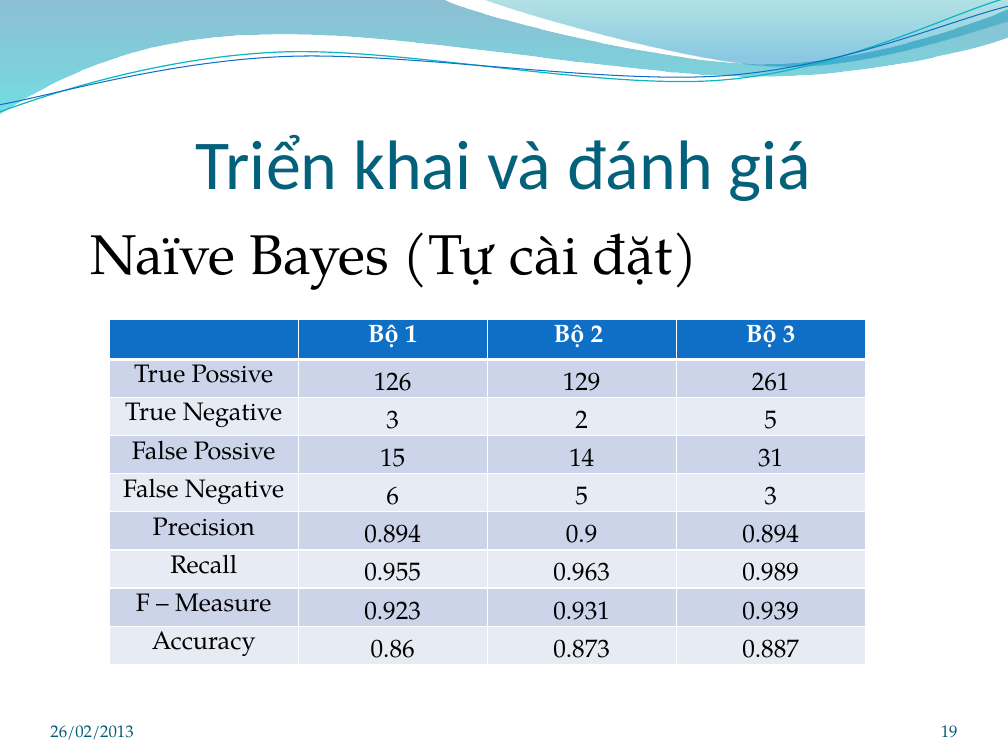
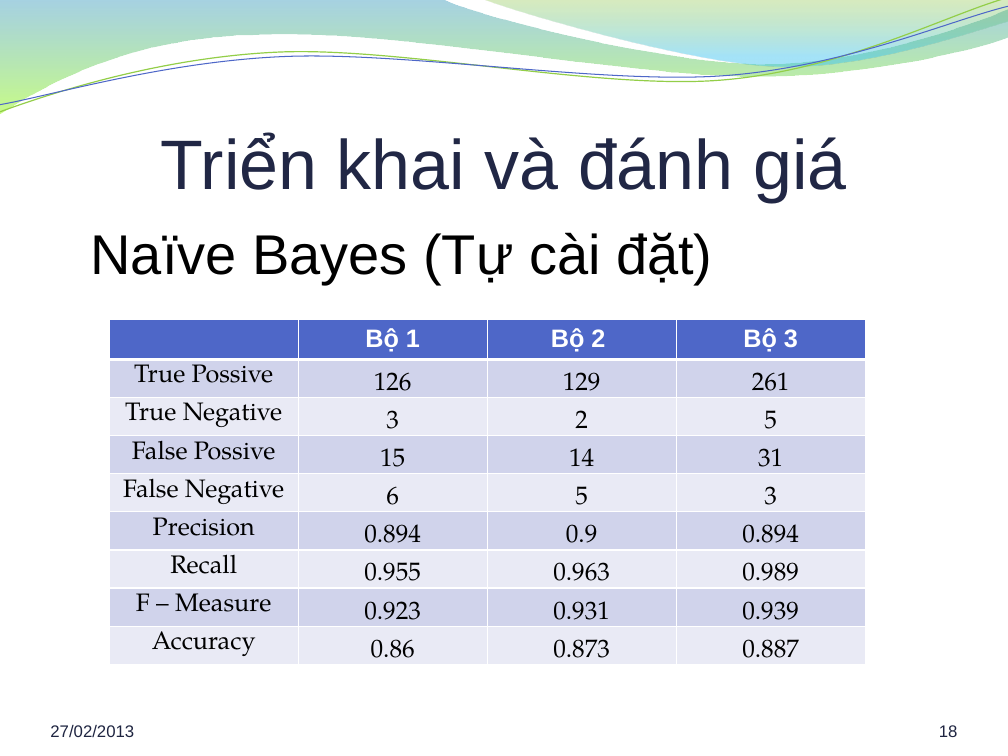
Before and after one commit to hung94it/benhvien, a slide deck: slide 18 of Diabetes/Documents/Report/Bao cao khoa luan.pptx (slide 19 before the commit). Drawn at 1008x756 pixels with LibreOffice and Linux fonts; fonts in the diff are those of the drawing; background and template pictures are left out. Boxes give left, top, right and bottom in pixels: in the first picture for what was removed or moved away, otherwise in the second. Text is boxed around its words. In the diff, an @@ line names an element or a change of style, - is before the commit and + after.

```diff
--- a/Diabetes/Documents/Report/Bao cao khoa luan.pptx
+++ b/Diabetes/Documents/Report/Bao cao khoa luan.pptx
@@ freeform shape at <box>0,0,1008,114</box>: fill gradient #0074A1 to #00C6CF to gradient #3B9CBF to #9CFA24 @@
@@ freeform shape at <box>0,0,1008,117</box>: outline #0AB8BF 0.85 pt to #93CE48 0.85 pt @@
@@ freeform shape at <box>0,6,1008,112</box>: outline #0F6FC6 0.75 pt to #4E67C8 0.75 pt @@
@@ freeform shape at <box>483,0,1008,70</box>: fill gradient #00A1A9 to #008BBF to gradient #7EBE2C to #39C1F1 @@
@@ title "Triển khai và đánh giá" at <box>161,133,846,202</box>: font Calibri to Arial, text colour #04617B to #212745 @@
@@ text "Naïve Bayes (Tự cài đặt)" at <box>91,232,712,284</box>: font TeX Gyre Pagella to Arial @@
@@ table at <box>109,320,867,682</box> @@
@@ fill #0F6FC6 to #4E67C8 in row 1 @@
@@ fill #CCD5EA to #D0D3EB in 16 cells @@
@@ fill #E7EBF5 to #E9EBF5 in 16 cells @@
@@ font TeX Gyre Pagella to Arial in "Bộ 1", "Bộ 2", "Bộ 3" @@
@@ text at <box>50,725,134,737</box>: text changed; font TeX Gyre Pagella to Arial; text colour #045D75 to #202542 @@
-26/02/2013
+27/02/2013
@@ page number at <box>939,725,958,737</box>: text changed; font TeX Gyre Pagella to Arial; text colour #045D75 to #202542 @@
-19
+18
```
Also in this commit, not shown: 28 other slides changed, 1 slide removed, 5 other files.
